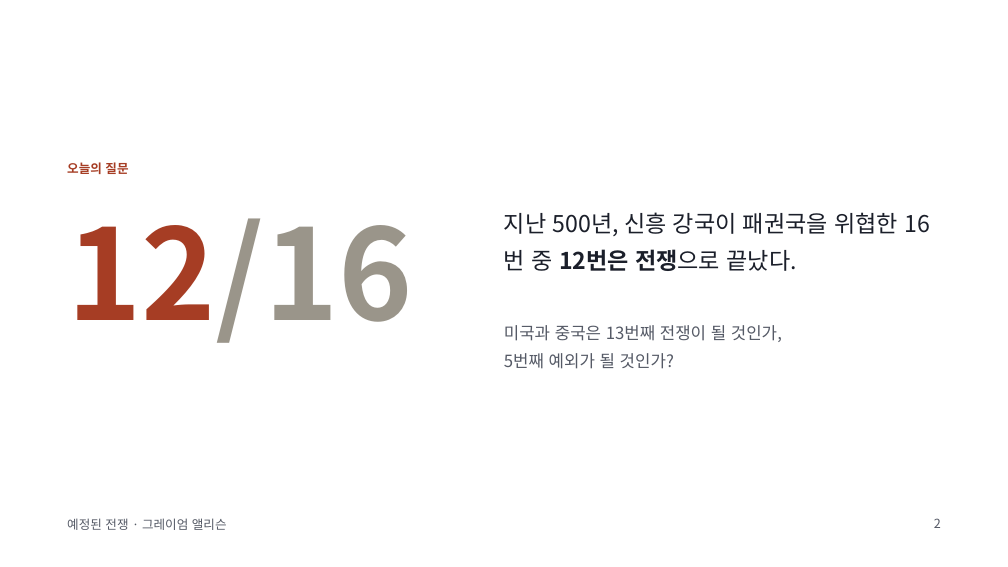
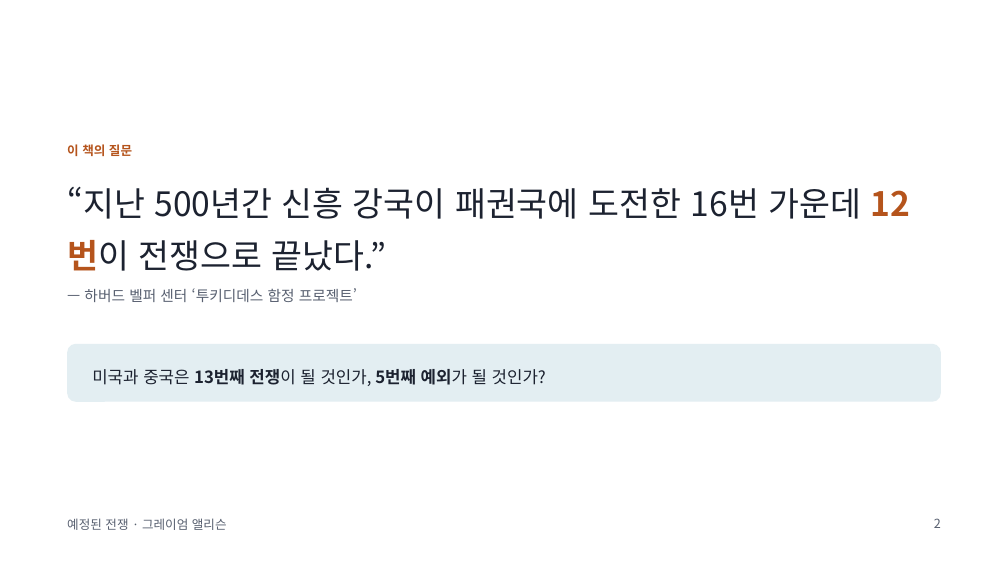
Before and after one commit to hpark1947/Politics, a slide deck: slide 2 of 발표자료/예정된 전쟁.pptx. Drawn at 1008x567 pixels with LibreOffice and Linux fonts; fonts in the diff are those of the drawing. Boxes give left, top, right and bottom in pixels: in the first picture for what was removed or moved away, otherwise in the second. Text is boxed around its words. In the diff, an @@ line names an element or a change of style, - is before the commit and + after.

```diff
--- a/발표자료/예정된 전쟁.pptx
+++ b/발표자료/예정된 전쟁.pptx
@@ text at <box>67,144,132,156</box>: text changed; text colour #A63D24 to #B5541C @@
-오늘의 질문
+이 책의 질문
@@ text at <box>67,187,862,271</box>: text changed; size 22 to 32 pt; text colour #1B1F2A to #1C2230 @@
-지난 500년, 신흥 강국이 패권국을 위협한 16번 중 12번은 전쟁으로 끝났다.
+“지난 500년간 신흥 강국이 패권국에 도전한 16번 가운데 12번이 전쟁으로 끝났다.”
@@ text removed at <box>67,218,413,343</box> @@
-12/16
@@ text added at <box>84,288,357,302</box>, 14 pt, text #586070 @@
+— 하버드 벨퍼 센터 ‘투키디데스 함정 프로젝트’
@@ rounded rectangle added at <box>67,344,941,402</box>, fill #E3EEF2 @@
@@ text "미국과 중국은 13번째 전쟁이 될 ..." at <box>92,369,546,386</box>: vertical alignment top to middle @@
@@ text at <box>92,369,546,386</box>: text changed; text colour #555A66 to #1C2230 @@
-미국과 중국은 13번째 전쟁이 될 것인가,
-5번째 예외가 될 것인가?
+미국과 중국은 13번째 전쟁이 될 것인가, 5번째 예외가 될 것인가?
```
Also in this commit, not shown: 16 other slides changed, 35 slides added, 3 slides removed.
